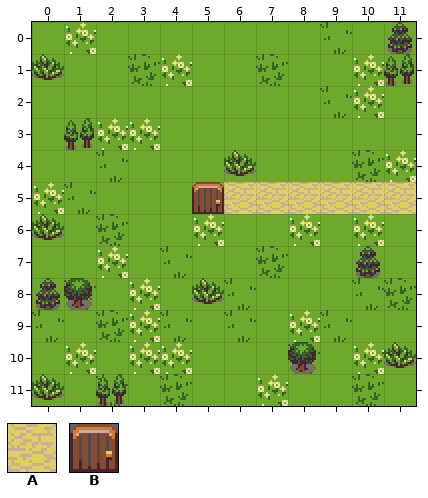
Tiled map: levels/00/level00.tmx. That is the earlier state.
Cells are 16x16 px. Shown: x 0..11, y 0..11.
Key: from "basictiles": A 10, B 48.
Objects are placed by their top-left corner, in cells (3,4 is the top-left corner of cell 3,4); size is 1x1 cell unless given.
Layers that did not change in this view are not listed.
Objects on layer "objectsLevel" before:
B "hut" at 5,5
A "road" at 6,5
A "road" at 7,5
A "road" at 8,5
A "road" at 9,5
A "road" at 10,5
A "road" at 11,5
Now the later version:
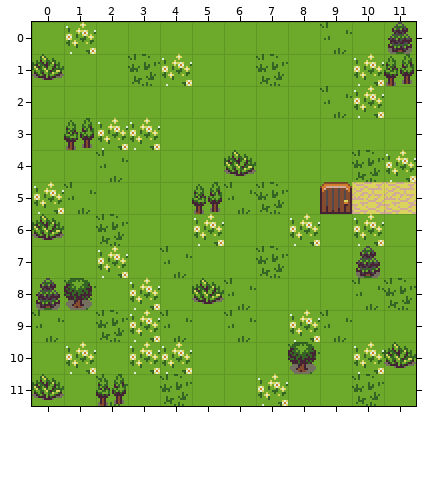
Changes in this commit:
Layer "objectsLevel":
changed: B "hut" at 5,5 -> B "hut" at 9,5
removed: A "road" at 6,5
removed: A "road" at 7,5
removed: A "road" at 8,5
removed: A "road" at 9,5
Changed places in both pictures, as pixel boxes (x1, y1, x2, y2):
changed: (192, 182, 352, 214)
